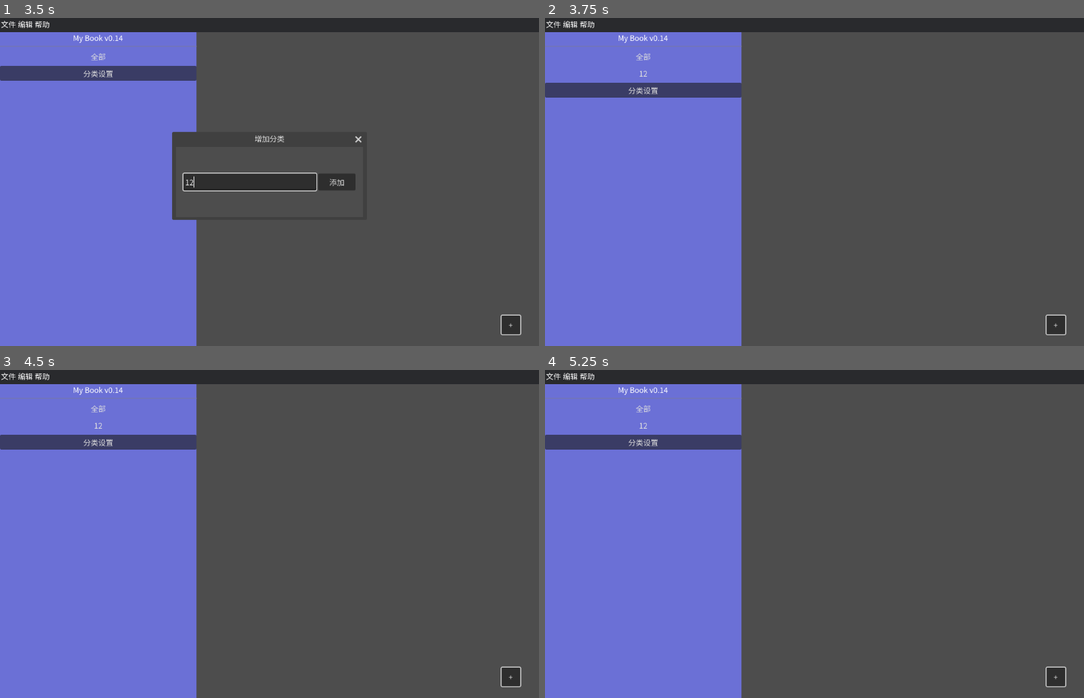
Above: before the commit, frames 1-4 (two rows, left to right).
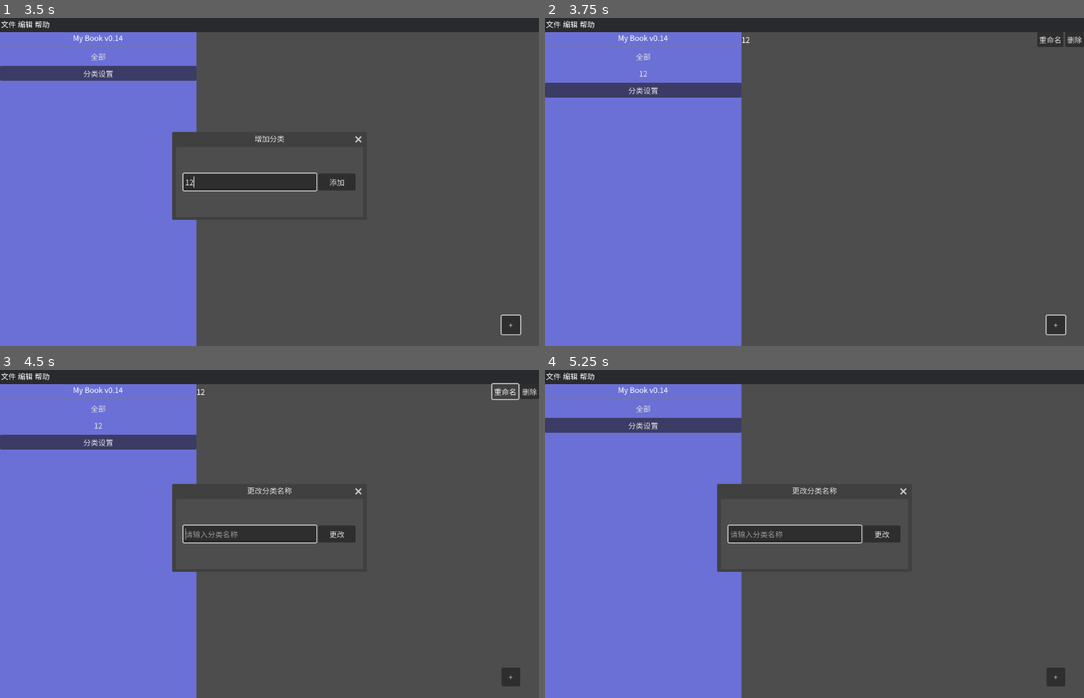
Above: after the commit, the same moments.

Repository: Yinguiqi/LifeLibrary
Game: Godot game, scene res://scenes/main.tscn
Two runs of this game, one before a commit and one after it. Both use one fixed random seed, a clock stepped at 60 frames per second and the inputs below. The engine's default icon, where the game draws it, is replaced by a stand-in: a white triangle on a blue panel in a dark square.
Inputs (mouse positions are in pixels of both pictures, inside the frame that each line leads up to):
- Up to frame 1 (3.5 s): click "全部" at 0.5 s; click "分类设置" at 1.25 s; click "+" at 2 s; click (247, 182) at 2.77 s; type "12" at 2.85 s
- Up to frame 2 (3.75 s): click "添加" at 3.5 s
- Up to frame 3 (4.5 s): click (506, 392) at 4.25 s, where only the run after the commit has a clickable "重命名"
- Up to frame 4 (5.25 s): click (1073, 392) at 5 s, where only the run after the commit has a clickable "删除"

Frame 1 is identical in both runs. In frame 2, 0.3% of the frame differs, in the area x 36-100%, y 4-9%; in frame 3, 3.2%; in frame 4, 6.3%, in the area x 0-97%, y 14-97%.

Commit message:
实现了分类重命名和删除按钮的功能

Diff:
--- a/scenes/category_item.gd
+++ b/scenes/category_item.gd
@@ -2,6 +2,131 @@
 
 
 @onready var name_label: Label = $NameLabel
+@onready var rename_button: Button = $RenameButton
+@onready var delete_button: Button = $DeleteButton
 
 func set_name_text(text: String) -> void:
 	name_label.text = text
+
+
+
+func _on_rename_button_pressed() -> void:
+	var window = Window.new()
+	window.title = "更改分类名称"
+	window.size = Vector2(400, 150)
+	window.unresizable = true
+
+	# ===== 外层：边距容器 =====
+	var margin = MarginContainer.new()
+	margin.add_theme_constant_override("margin_left", 16)
+	margin.add_theme_constant_override("margin_right", 16)
+	margin.add_theme_constant_override("margin_top", 16)
+	margin.add_theme_constant_override("margin_bottom", 16)
+	window.add_child(margin)
+
+	# 让 margin 撑满窗口
+	margin.anchor_right = 1
+	margin.anchor_bottom = 1
+
+	# ===== 垂直布局 =====
+	var vbox = VBoxContainer.new()
+	vbox.alignment = BoxContainer.ALIGNMENT_CENTER
+	vbox.size_flags_vertical = Control.SIZE_EXPAND_FILL
+	margin.add_child(vbox)
+
+	# ===== 水平布局 =====
+	var hbox = HBoxContainer.new()
+	hbox.alignment = BoxContainer.ALIGNMENT_CENTER
+	hbox.size_flags_horizontal = Control.SIZE_EXPAND_FILL
+	vbox.add_child(hbox)
+
+	# ===== 输入框 =====
+	var line_edit = LineEdit.new()
+	line_edit.placeholder_text = "请输入分类名称"
+	line_edit.size_flags_horizontal = Control.SIZE_EXPAND_FILL
+	line_edit.custom_minimum_size = Vector2(0, 36)
+	hbox.add_child(line_edit)
+
+	# ===== 搜索按钮 =====
+	var search_btn = Button.new()
+	search_btn.text = "更改"
+	search_btn.custom_minimum_size = Vector2(80, 36)
+	hbox.add_child(search_btn)
+
+	# ===== 信号 =====
+	search_btn.pressed.connect(func():
+		var group = line_edit.text.strip_edges()
+		if group != "":
+			# 检查分组是否已存在
+			if is_group_exists_in_config(group):
+				print("分组已存在: ", group)
+				return
+			update_group_to_config(group,name_label.text)
+			print("分组更改成功: ", group)
+		window.hide()
+		set_name_text(group)
+		var manager = get_tree().get_first_node_in_group("category_manager")
+		manager.load_groups()
+	)
+
+	window.close_requested.connect(window.hide)
+
+	# ===== 添加到场景 =====
+	get_tree().root.add_child(window)
+	window.popup_centered()
+
+	line_edit.grab_focus()
+
+	line_edit.gui_input.connect(func(event):
+		if event is InputEventKey and event.pressed and event.keycode == KEY_ESCAPE:
+			window.hide()
+	)
+
+# 更改分组名称到配置文件
+func update_group_to_config(new_name: String,old_name: String) -> void:
+	var cfg_save = ConfigFile.new()
+	cfg_save.load("user://config.ini")
+		# 获取 [group] 部分的所有键
+	var group_keys = cfg_save.get_section_keys("group")
+
+	# 遍历所有键，查找值为 old_name 的键
+	var key_to_update = ""
+	for key in group_keys:
+		var value = cfg_save.get_value("group", key, "")
+		if value == old_name:
+			key_to_update = key
+			break
+
+	cfg_save.set_value("group", key_to_update, new_name)
+	print("已将键 '", key_to_update, "' 的值从 '", old_name, "' 更新为 '", new_name, "'")
+
+	cfg_save.save("user://config.ini")
+
+# 检查分组是否存在于配置文件中
+func is_group_exists_in_config(_group_name: String) -> bool:
+	var cfg = ConfigFile.new()
+	if cfg.load("user://config.ini") == OK:
+		if cfg.has_section("group"):
+			var keys = cfg.get_section_keys("group")
+			for key in keys:
+				var existing_group = cfg.get_value("group", key)
+				if existing_group == _group_name:
+					return true
+	return false
+
+func _on_delete_button_pressed() -> void:
+	var cfg = ConfigFile.new()
+	cfg.load("user://config.ini")
+		# 获取 [group] 部分的所有键
+	var group_keys = cfg.get_section_keys("group")
+	for key in group_keys:
+		if cfg.get_value("group", key) == name_label.text:
+						# 删除找到的键值对
+			cfg.erase_section_key("group", key)
+			cfg.save("user://config.ini")
+
+			# 删除当前节点
+	queue_free()
+	var manager = get_tree().get_first_node_in_group("category_manager")
+	manager.load_groups()
+	return  # 找到并删除后直接退出
--- a/scenes/category_item.tscn
+++ b/scenes/category_item.tscn
@@ -20,3 +20,6 @@
 [node name="DeleteButton" type="Button" parent="."]
 layout_mode = 2
 text = "删除"
+
+[connection signal="pressed" from="RenameButton" to="." method="_on_rename_button_pressed"]
+[connection signal="pressed" from="DeleteButton" to="." method="_on_delete_button_pressed"]
--- a/scenes/group_manager.gd
+++ b/scenes/group_manager.gd
@@ -59,11 +59,10 @@
 			if is_group_exists_in_config(group):
 				print("分组已存在: ", group)
 				return
-
 			save_group_to_config(group)
-			line_edit.text = ""  # 清空输入框
 			print("分组添加成功: ", group)
 		window.hide()
+		group_list()
 		var manager = get_tree().get_first_node_in_group("category_manager")
 		manager.load_groups()
 	)
@@ -108,6 +107,11 @@
 	cfg_save.save("user://config.ini")
 
 func group_list():
+	# 删除所有 CATEGORY_ITEM_SCENE 实例节点
+	for child in v_box_container.get_children():
+		# 通过场景文件路径判断
+		if child.scene_file_path == CATEGORY_ITEM_SCENE.resource_path:
+			child.queue_free()
 	var cfg = ConfigFile.new()
 	if cfg.load("user://config.ini") == OK and cfg.has_section("group"):
 		var keys = cfg.get_section_keys("group")
